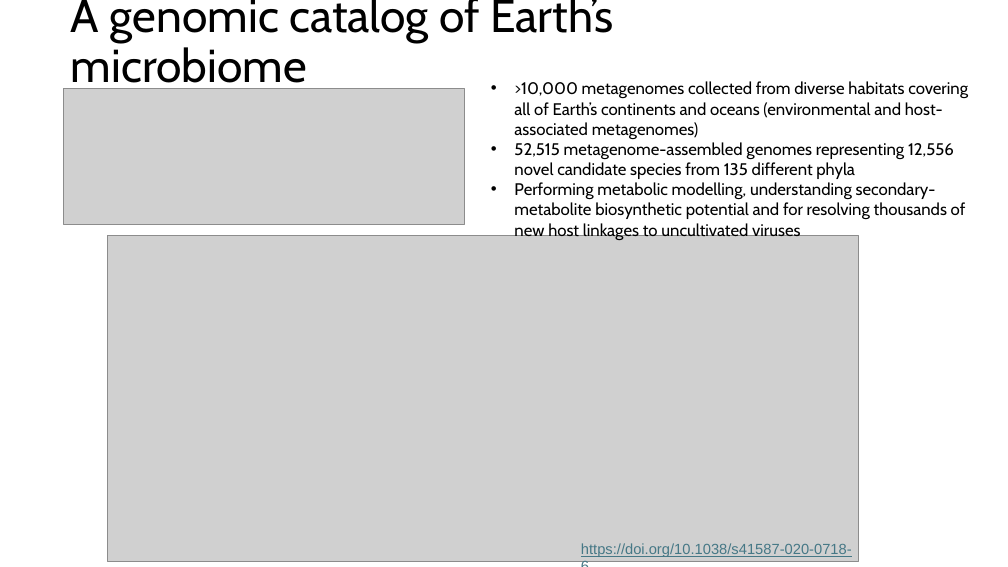
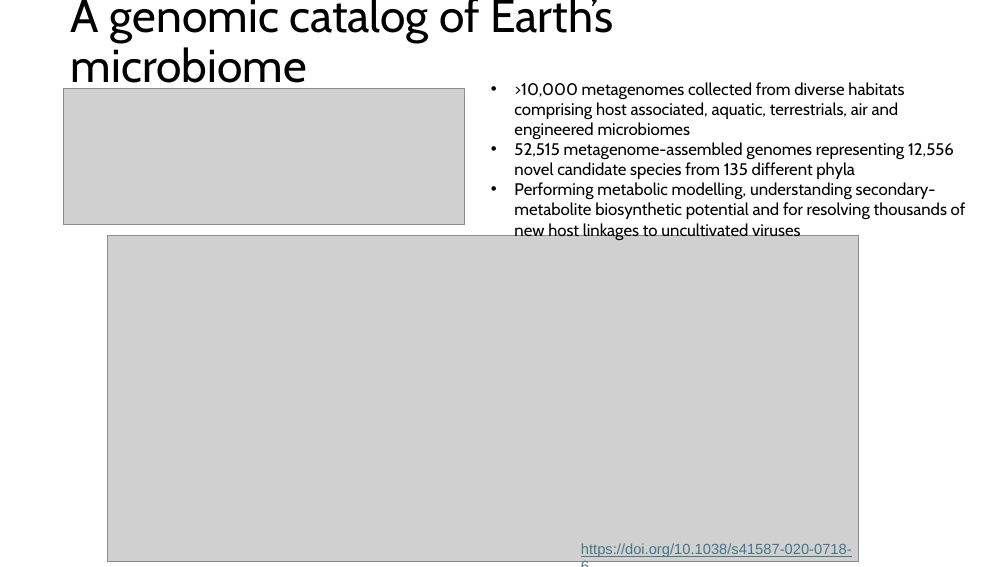
Before and after one commit to biosustain/dsp_metagenomics_training, a slide deck: slide 10 of course_contents/IntroMetagenomics.pptx (slide 9 before the commit). Drawn at 1008x567 pixels with LibreOffice and Linux fonts; fonts in the diff are those of the drawing; grey boxes stand for pictures. Boxes give left, top, right and bottom in pixels: in the first picture for what was removed or moved away, otherwise in the second. Text is boxed around its words. In the diff, an @@ line names an element or a change of style, - is before the commit and + after.

```diff
--- a/course_contents/IntroMetagenomics.pptx
+++ b/course_contents/IntroMetagenomics.pptx
@@ text at [514, 82, 904, 139]: text changed @@
-• >10,000 metagenomes collected from diverse habitats covering all of Earth’s continents and oceans (environmental and host-associated metagenomes)
+• >10,000 metagenomes collected from diverse habitats comprising host associated, aquatic, terrestrials, air and engineered microbiomes
```
Also in this commit, not shown: 20 other slides changed, 9 slides added, 1 slide removed, 1 other file.
